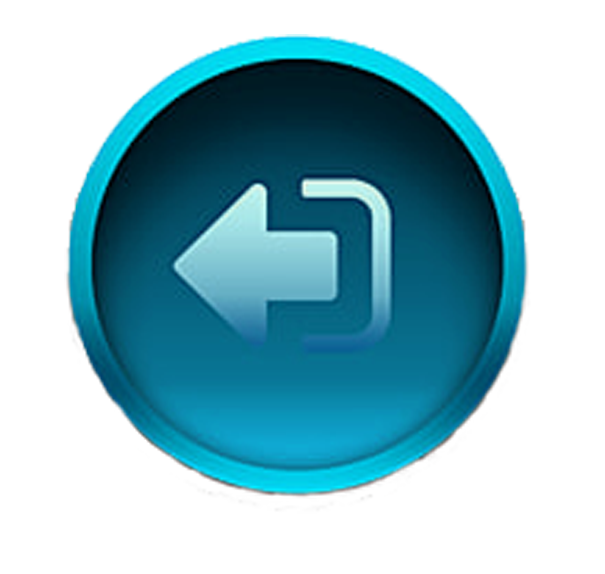
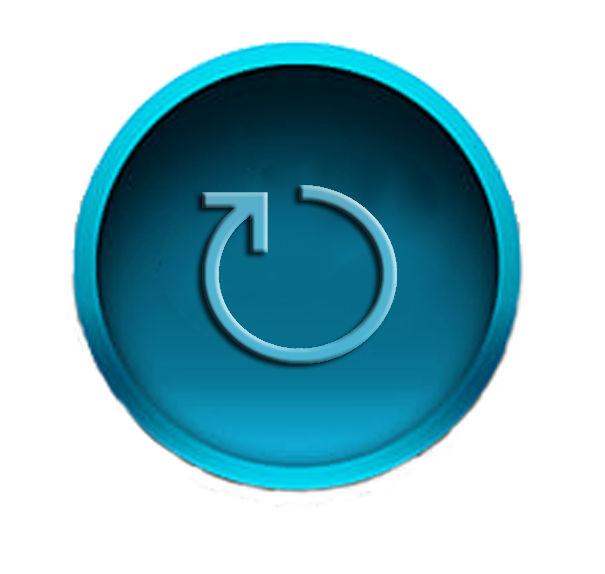
Layers edited between the first and the second (605, 574) image:
added layer "Ebene 17" (luminosity) in group "UI" over [202, 185, 397, 364]
showed "Ebene 14 Kopie" over [69, 40, 528, 510]
hid "Ebene 14" over [64, 34, 530, 512]
